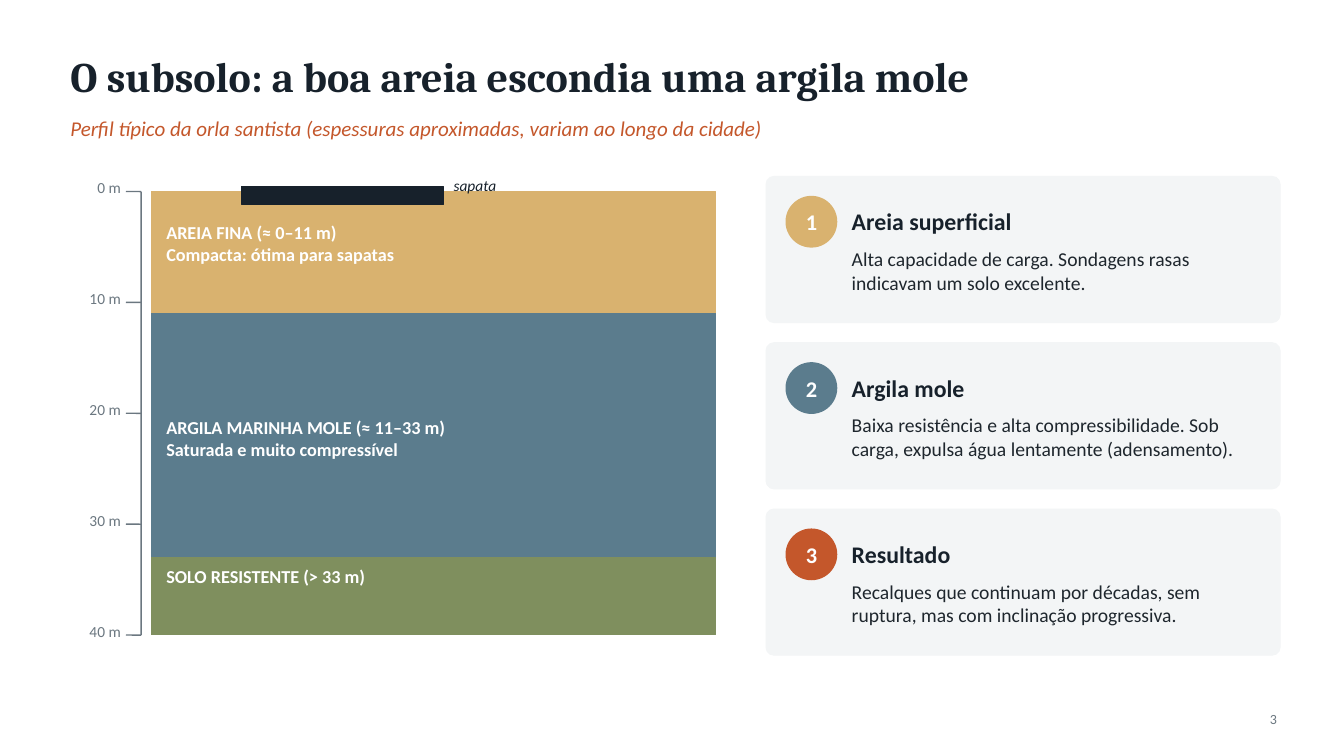
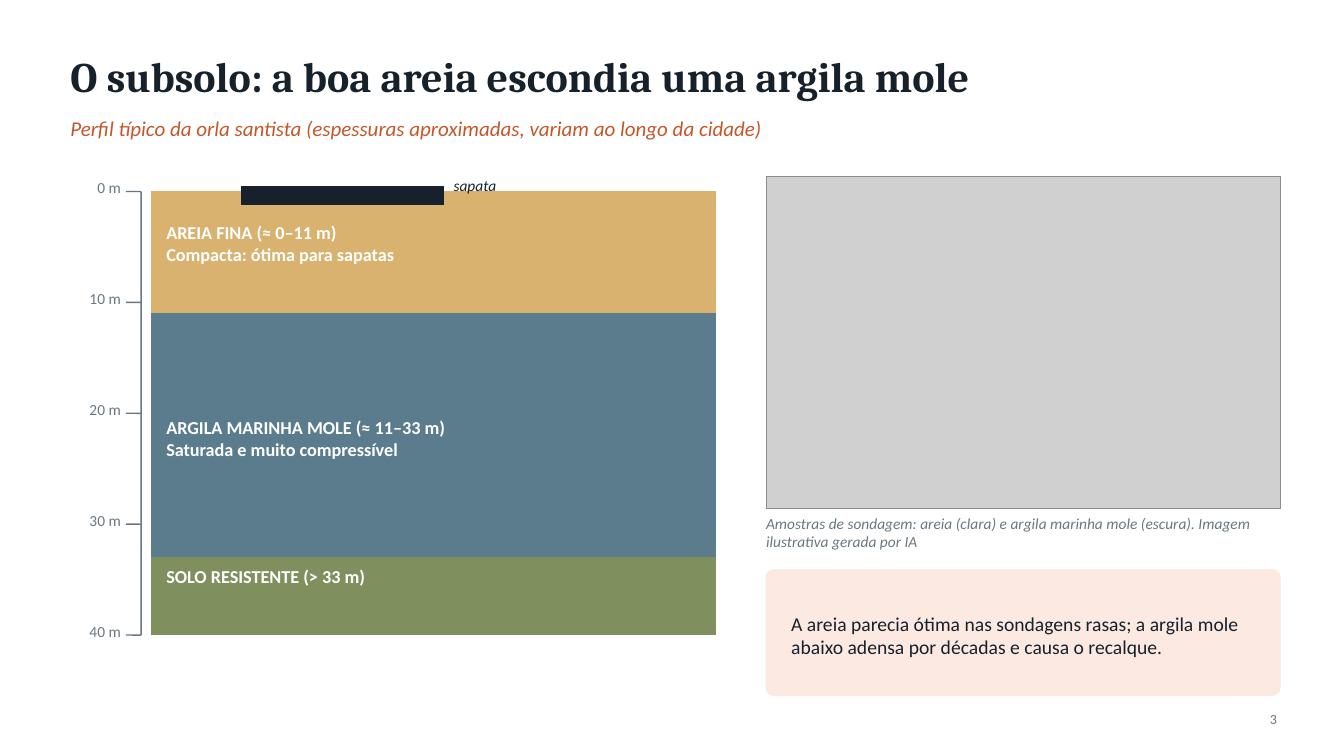
Before and after one commit to augustolemes771-cyber/augusto, a slide deck: slide 3 of fundacoes/Fundacoes_Santos.pptx. Drawn at 1344x756 pixels with LibreOffice and Linux fonts; fonts in the diff are those of the drawing; grey boxes stand for pictures. Boxes give left, top, right and bottom in pixels: in the first picture for what was removed or moved away, otherwise in the second. Text is boxed around its words. In the diff, an @@ line names an element or a change of style, - is before the commit and + after.

```diff
--- a/fundacoes/Fundacoes_Santos.pptx
+++ b/fundacoes/Fundacoes_Santos.pptx
@@ rounded rectangle removed at [766, 176, 1280, 323] @@
@@ picture added at [766, 176, 1280, 509] @@
@@ ellipse removed at [786, 197, 837, 247] @@
@@ text removed at [806, 215, 817, 230] @@
-1
@@ text removed at [852, 252, 1190, 290] @@
-Alta capacidade de carga. Sondagens rasas indicavam um solo excelente.
@@ rounded rectangle removed at [766, 343, 1280, 489] @@
@@ ellipse removed at [786, 363, 837, 413] @@
@@ text removed at [806, 382, 817, 397] @@
-2
@@ text removed at [852, 380, 964, 401] @@
-Argila mole
@@ text removed at [852, 418, 1233, 460] @@
-Baixa resistência e alta compressibilidade. Sob carga, expulsa água lentamente (adensamento).
@@ text added at [766, 518, 1249, 550], 11 pt, text #6B7780, italic @@
+Amostras de sondagem: areia (clara) e argila marinha mole (escura). Imagem ilustrativa gerada por IA
@@ ellipse removed at [786, 529, 837, 580] @@
@@ text removed at [806, 548, 817, 563] @@
-3
@@ text removed at [852, 546, 951, 563] @@
-Resultado
@@ rounded rectangle: place and size @@
-rounded rectangle at [766, 509, 1280, 655]
+rounded rectangle at [766, 570, 1280, 696]
@@ rounded rectangle at [766, 570, 1280, 696]: fill #F3F5F6 to #FBE9E2; outline #F3F5F6 0.75 pt to #FBE9E2 0.75 pt; proportions changed @@
@@ text removed at [852, 585, 1200, 626] @@
-Recalques que continuam por décadas, sem ruptura, mas com inclinação progressiva.
@@ text at [791, 617, 1238, 657]: text changed; size 17 to 14 pt; bold off @@
-Areia superficial
+A areia parecia ótima nas sondagens rasas; a argila mole abaixo adensa por décadas e causa o recalque.
```
Also in this commit, not shown: 2 other slides changed, 5 other files.
